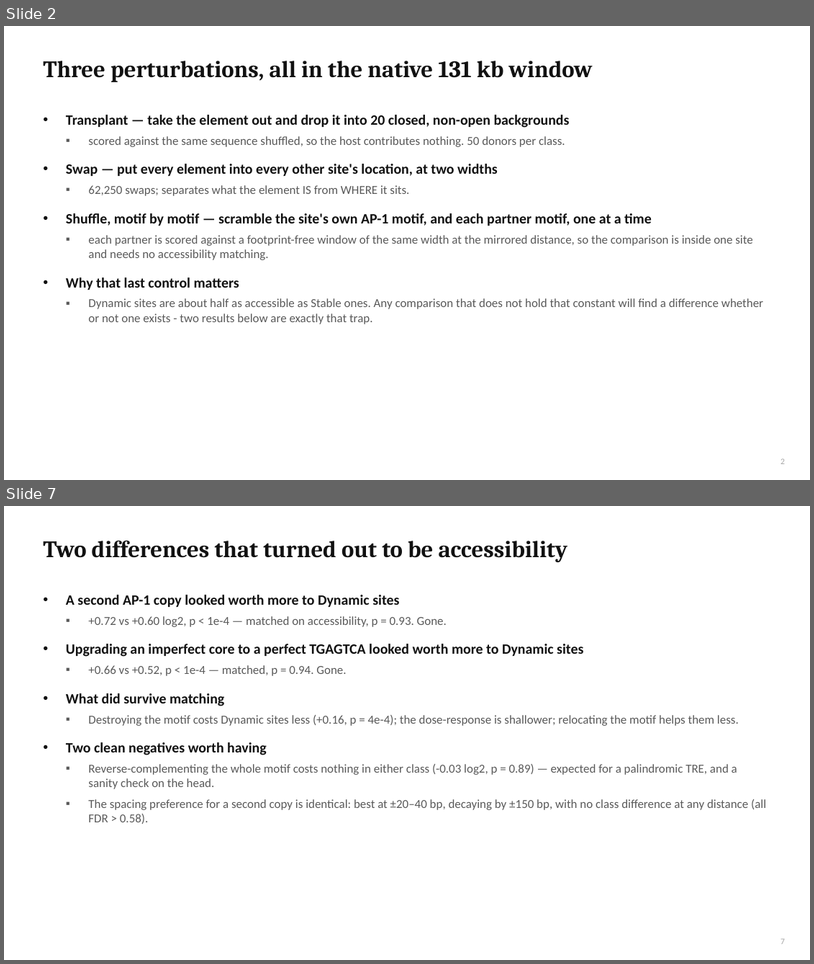
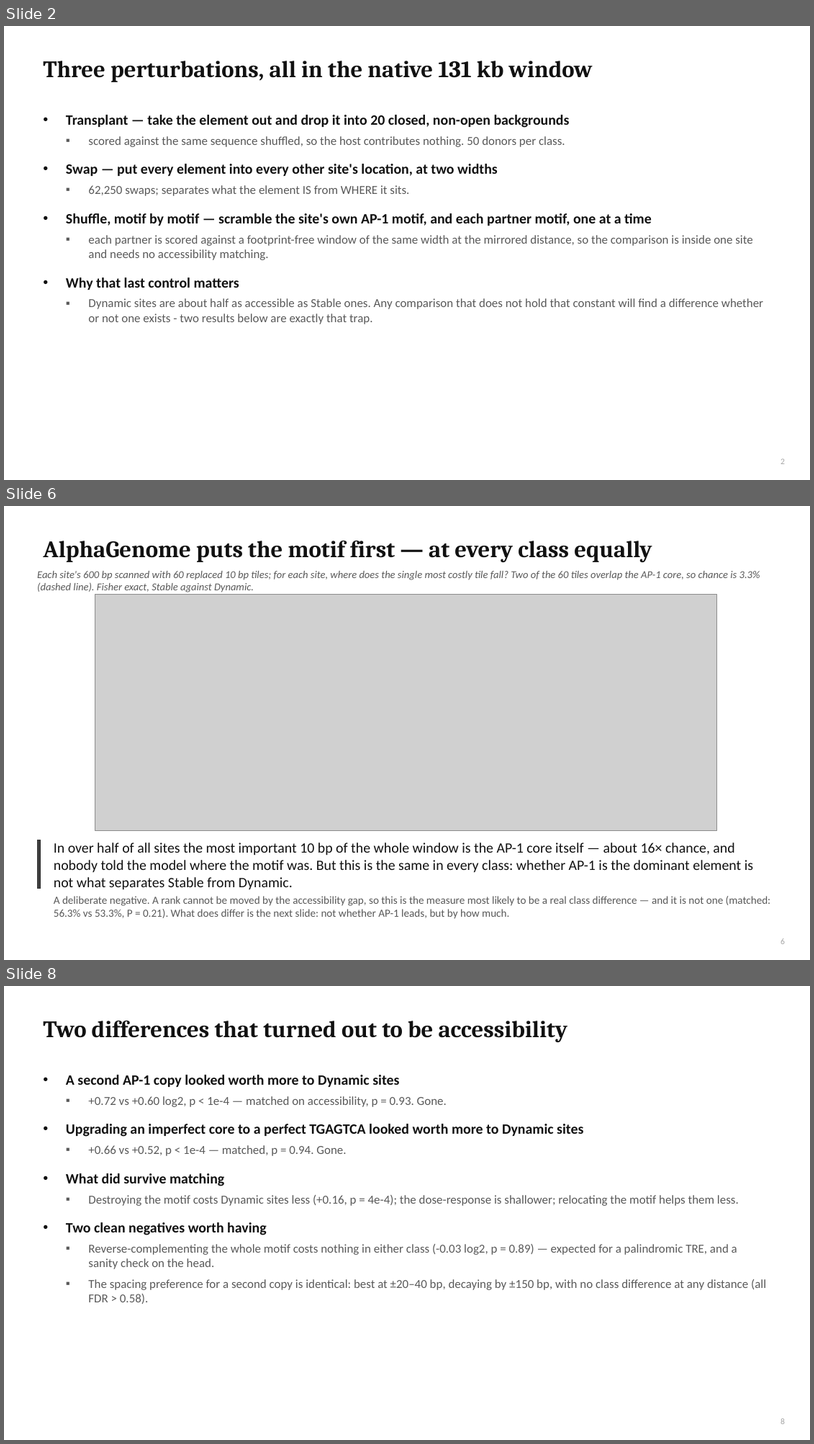
Before and after one commit to cytokine4242/Alpha_Genome_Ap1, a slide deck: Analysis/AP1_fibroblast_lab_meeting.pptx. Shown one above the other, each under a label of ours: slides 2 and 7 before the commit, slides 2, 6 and 8 after it; the slides between them are not shown. The pictures are 814x964 and 814x1444 pixels, drawn with LibreOffice and Linux fonts; fonts in the diff are those of the drawing; grey boxes stand for pictures. Boxes give left, top, right and bottom in pixels: in the first picture for what was removed or moved away, otherwise in the second. Text is boxed around its words. In the diff, an @@ line names an element or a change of style, - is before the commit and + after.

```diff
--- a/Analysis/AP1_fibroblast_lab_meeting.pptx
+++ b/Analysis/AP1_fibroblast_lab_meeting.pptx
@@ slide 6 added at box(4, 506, 810, 960), background #FFFFFF @@
@@ title added at box(43, 541, 652, 562), 28 pt, text #111111, bold @@
+AlphaGenome puts the motif first — at every class equally
@@ text added at box(37, 571, 761, 592), 12.5 pt, text #595959, italic @@
+Each site's 600 bp scanned with 60 replaced 10 bp tiles; for each site, where does the single most costly tile fall? Two of the 60 tiles overlap the AP-1 core, so chance is 3.3% (dashed line). Fisher exact, Stable against Dynamic.
@@ picture added at box(95, 595, 718, 830) @@
@@ rectangle added at box(37, 840, 41, 888), fill #3F3F3F, outline #333333 1 pt @@
@@ text added at box(54, 842, 754, 890), 17 pt, text #111111 @@
+In over half of all sites the most important 10 bp of the whole window is the AP-1 core itself — about 16× chance, and nobody told the model where the motif was. But this is the same in every class: whether AP-1 is the dominant element is not what separates Stable from Dynamic.
@@ text added at box(54, 896, 772, 919), 13 pt, text #595959 @@
+A deliberate negative. A rank cannot be moved by the accessibility gap, so this is the measure most likely to be a real class difference — and it is not one (matched: 56.3% vs 53.3%, P = 0.21). What does differ is the next slide: not whether AP-1 leads, but by how much.
@@ page number added at box(781, 938, 785, 944), 10 pt, text #A6A6A6 @@
+6
@@ what was slide 7 is now slide 8 @@
@@ page number at box(781, 1418, 785, 1424): text changed @@
-7
+8
```
Also in this commit, not shown: 5 slides changed, 12 other files.
